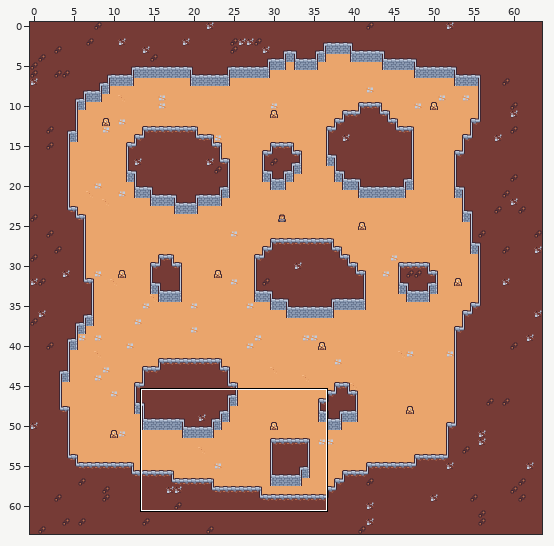
LDtk project: Template/Map/Map.ldtk. The first picture is a wide view before the edit; the outline marks the close-up.
Close-up. First the earlier version:
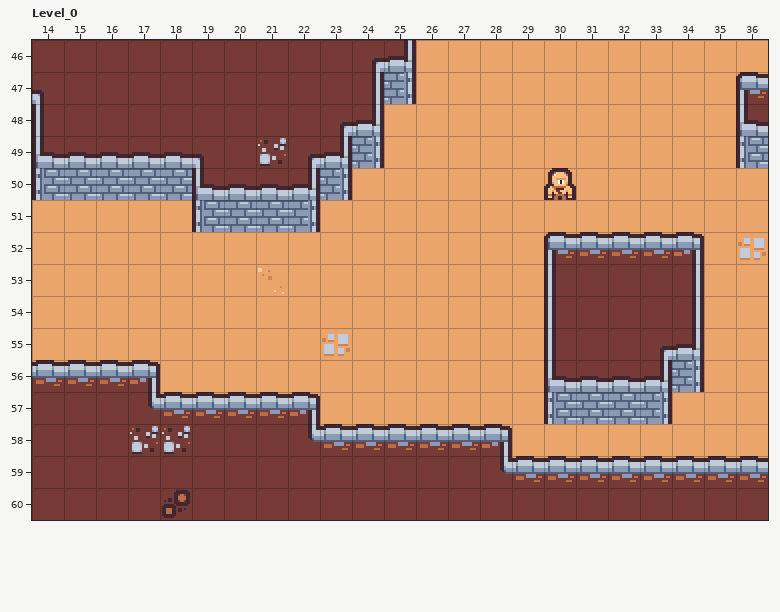
Cells are 16x16 px. Shown: Level_0 x 14..36, y 46..60.
The result:
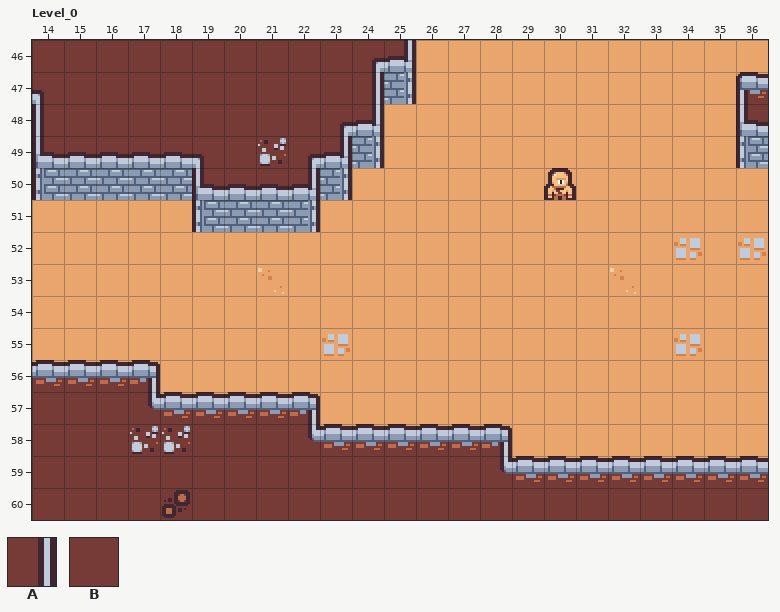
Key: from "Walls": A 1 "Collidable", B 2 "Decor".
_ is an empty cell.
Changes in this commit:
Layer "Walls":
y 53: x 30..34 AAAAA -> _____
y 54..55: x 30..34 ABBBA -> _____
y 56: x 30..34 ABBAA -> _____
y 57: x 30..33 AAAA -> ____
